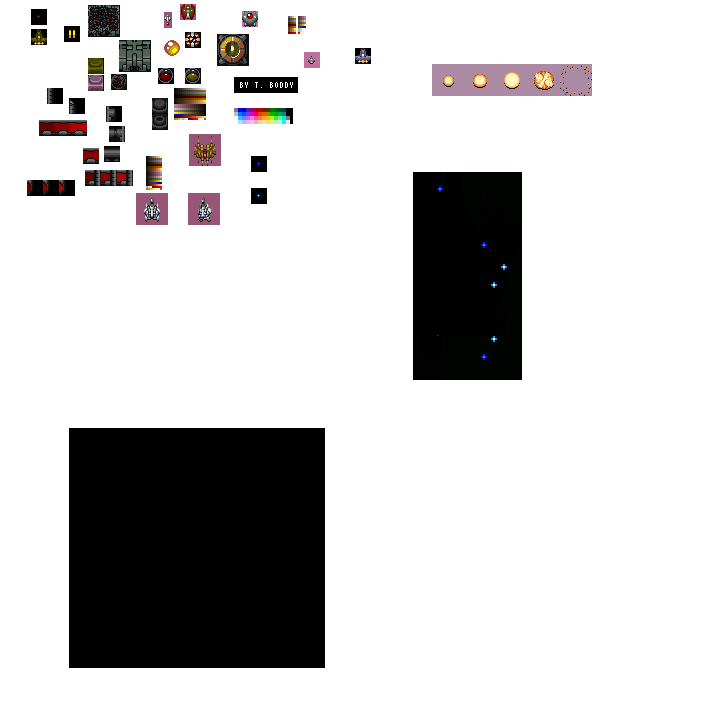
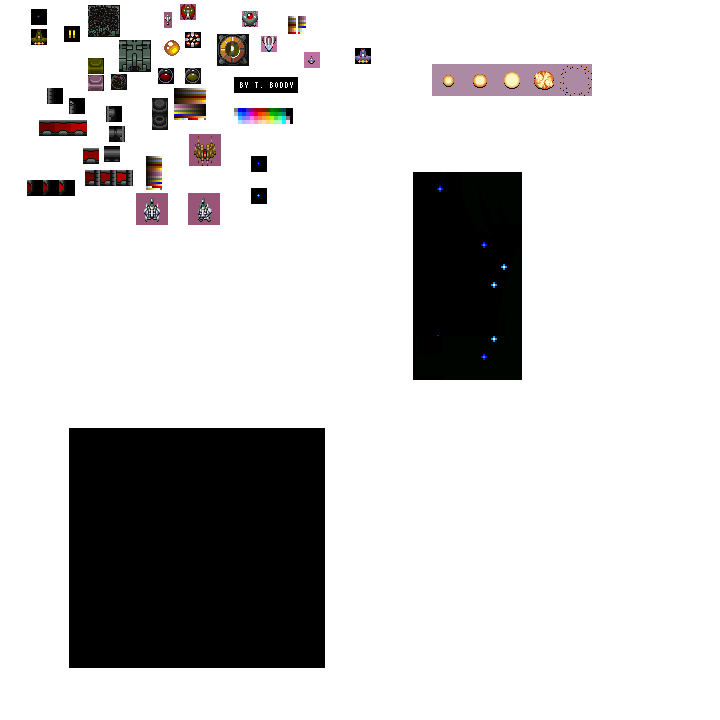
Layered file, before and after one edit (w=720, h=720). Changes by layer:
added layer "sm3" in group "enemies" over 261, 36, 277, 52
